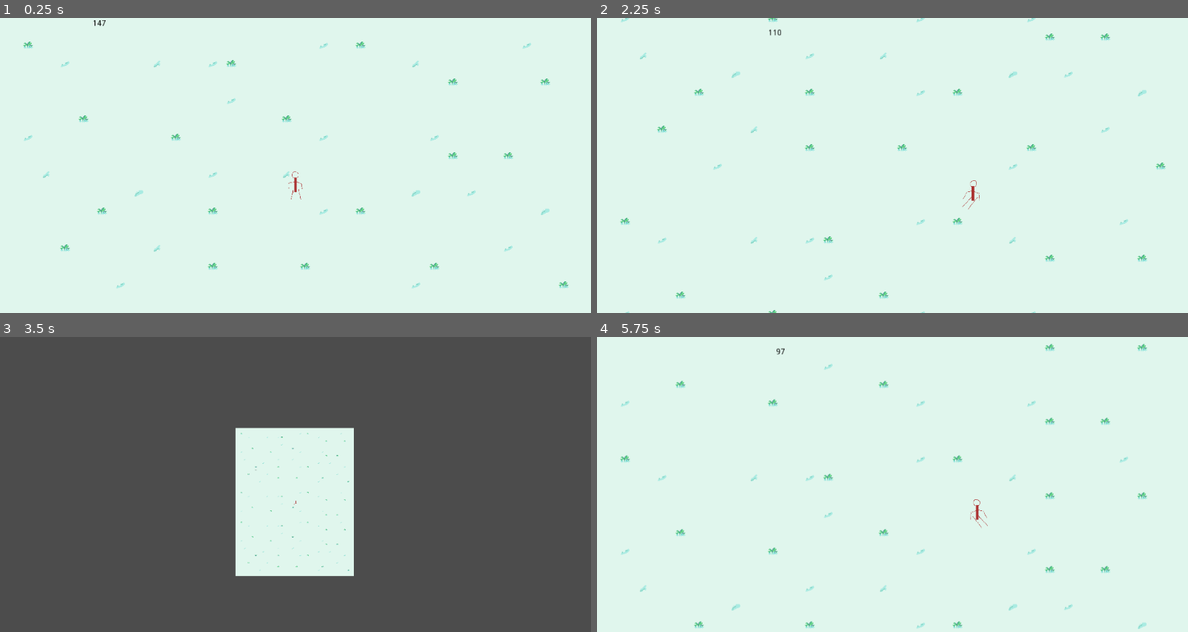
Above: before the commit, frames 1-4 (two rows, left to right).
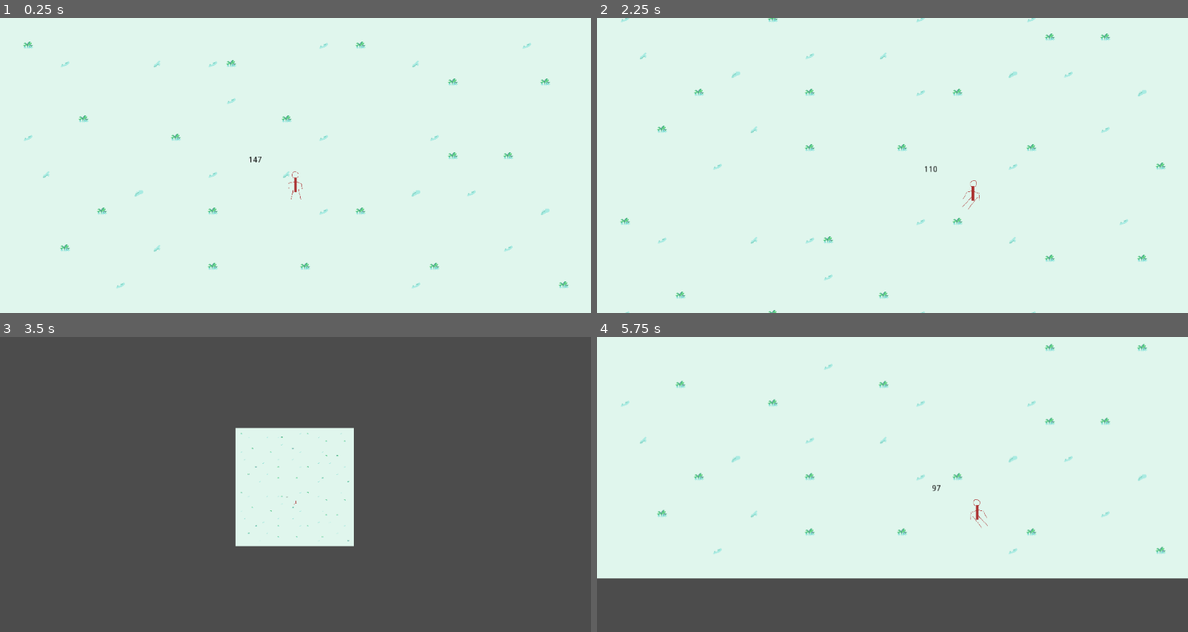
Above: after the commit, the same moments.

Repository: roycocup/ski
Game: Godot game, scene res://Scenes/World.tscn
Two runs of this game, one before a commit and one after it. Both use one fixed random seed, a clock stepped at 60 frames per second and the inputs below.
Inputs:
- Up to frame 1 (0.25 s): no input
- Up to frame 2 (2.25 s): hold 1 0.53-1.28 s; hold Right (ui_right) 0.53-2.03 s; tap 2 at 1.35 s; tap Enter at 2 s; hold Left (ui_left) from 2.03 s (still down); hold 1 from 2.03 s (still down)
- Up to frame 3 (3.5 s): keep holding Left (ui_left); release 1 at 2.78 s; tap 2 at 2.85 s
- Up to frame 4 (5.75 s): tap Space at 3.5 s; release Left (ui_left) at 3.53 s; hold Down 3.53-4.28 s; hold 1 3.53-4.28 s; hold Right (ui_right) from 4.28 s (still down); tap 2 at 4.35 s; tap Enter at 5 s; hold 1 from 5.03 s (still down)

The runs differ from the first frame. In frame 1, less than 0.1% of the frame differs, in the area x 15-45%, y 0-49%; in frame 2, less than 0.1%; in frame 3, 2.1%; in frame 4, 19%, in the area x 0-100%, y 3-100%.

Commit message:
more

Diff:
--- a/Scenes/Background.tscn
+++ b/Scenes/Background.tscn
@@ -2,7 +2,7 @@
 
 [ext_resource path="res://Assets/Tileset.tres" type="TileSet" id=1]
 
-[node name="Background" type="Node2D"]
+[node name="Background" type="Node2D" index="0"]
 
 [node name="Snow" type="TileMap" parent="." index="0"]
 
--- a/Scenes/Player.tscn
+++ b/Scenes/Player.tscn
@@ -74,7 +74,7 @@
 
 [node name="Player_Speed" parent="Camera2D" index="0" instance=ExtResource( 3 )]
 
-margin_left = -352.0
-margin_top = -288.0
-margin_right = -312.0
-margin_bottom = -274.0
+margin_left = -82.0
+margin_top = -51.0
+margin_right = -42.0
+margin_bottom = -37.0
--- a/Scripts/Player.gd
+++ b/Scripts/Player.gd
@@ -67,5 +67,7 @@
 
 func check_reset_background():
 	var diff = fmod(round(position.y), 512)
-	if (diff >= 0 and diff <= 1):
+	if (diff >= 0 and diff <=1):
+		print(diff)
+	if (diff == 0):
 		emit_signal("create_new_background", position)
